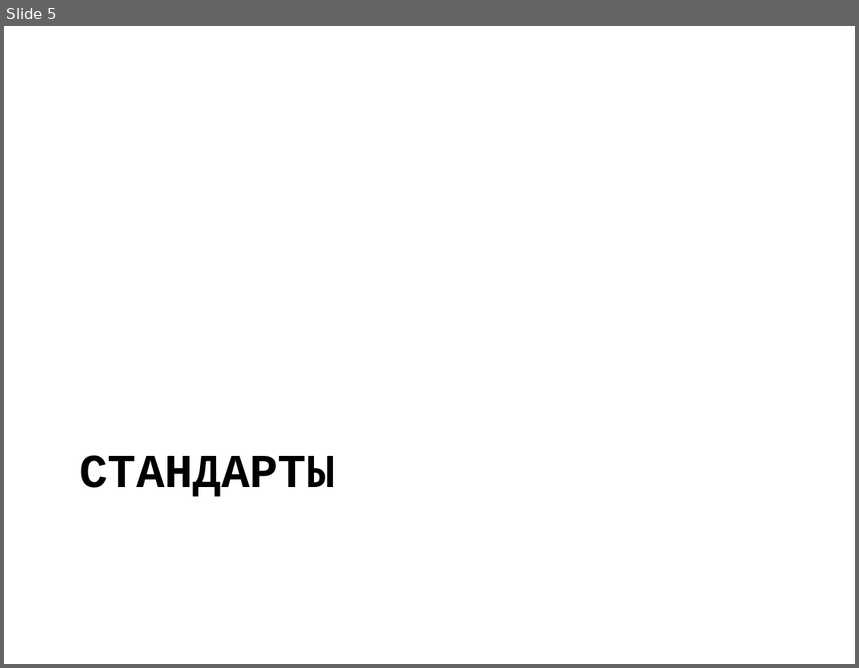
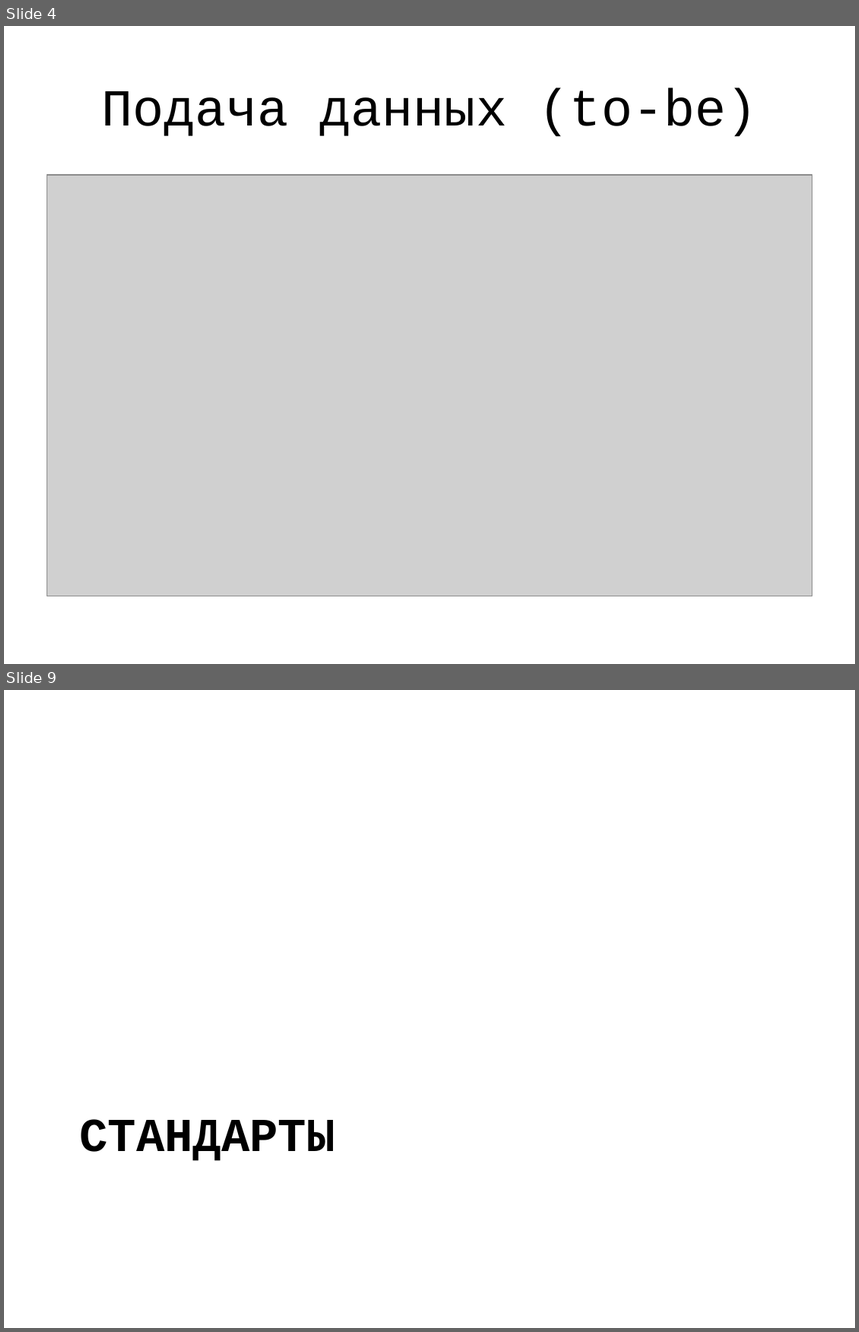
Before and after one commit to jpedraza/Health, a slide deck: Presentation/main.pptx. Shown one above the other, each under a label of ours: slide 5 before the commit, slides 4 and 9 after it; the slides between them are not shown. The pictures are 859x668 and 859x1332 pixels, drawn with LibreOffice and Linux fonts; fonts in the diff are those of the drawing; grey boxes stand for pictures. Boxes give left, top, right and bottom in pixels: in the first picture for what was removed or moved away, otherwise in the second. Text is boxed around its words. In the diff, an @@ line names an element or a change of style, - is before the commit and + after.

```diff
--- a/Presentation/main.pptx
+++ b/Presentation/main.pptx
@@ slide 4 added at (x1=4, y1=26, x2=855, y2=664), background #FFFFFF @@
@@ title added at (x1=101, y1=88, x2=757, y2=137), 44 pt, text #000000 @@
+Подача данных (to-be)
@@ picture added at (x1=47, y1=175, x2=813, y2=596) @@
@@ what was slide 5 is now slide 9 @@
```
Also in this commit, not shown: 6 other slides added, 3 slides removed, 3 other files.
